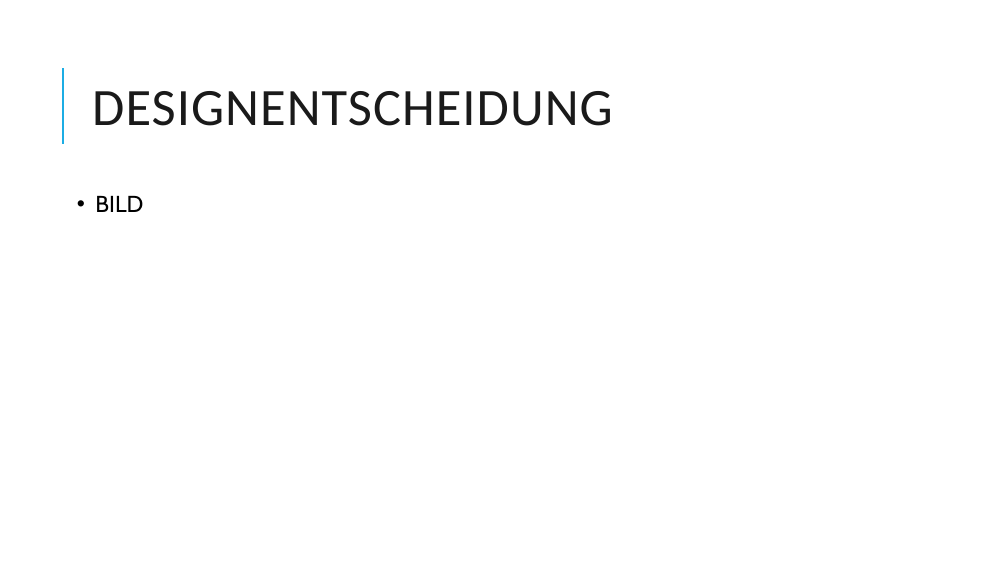
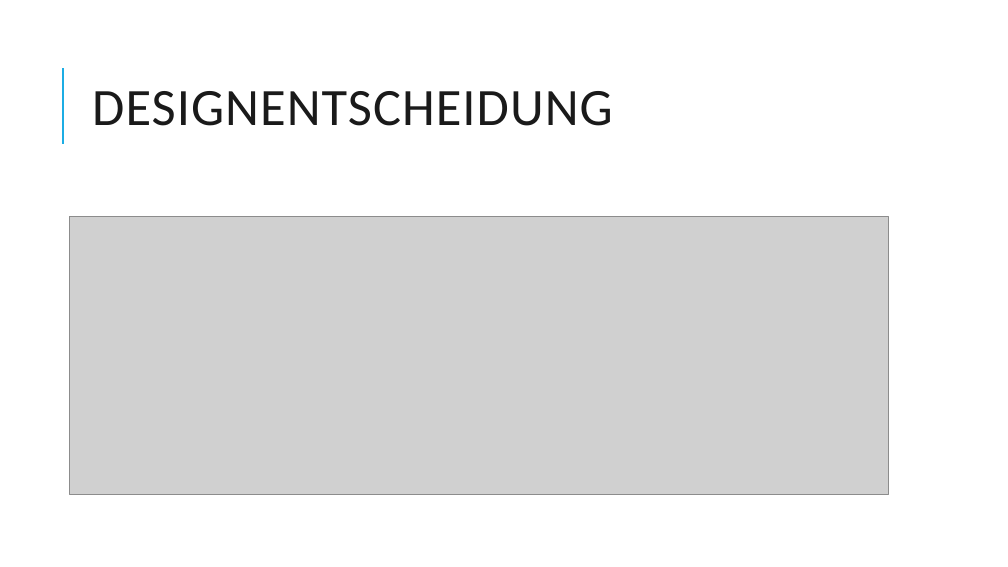
Before and after one commit to Dabjazz/SportsClubManager, a slide deck: slide 31 of Presentation/Presentation.pptx. Drawn at 1008x567 pixels with LibreOffice and Linux fonts; fonts in the diff are those of the drawing; grey boxes stand for pictures. Boxes give left, top, right and bottom in pixels: in the first picture for what was removed or moved away, otherwise in the second. Text is boxed around its words. In the diff, an @@ line names an element or a change of style, - is before the commit and + after.

Commit message:
presentation

```diff
--- a/Presentation/Presentation.pptx
+++ b/Presentation/Presentation.pptx
@@ text removed at (95, 196, 143, 212) @@
-• BILD
@@ picture added at (70, 216, 889, 494) @@
```
Also in this commit, not shown: 1 other slide changed, 4 slides added, 1 slide removed, 1 other file.
